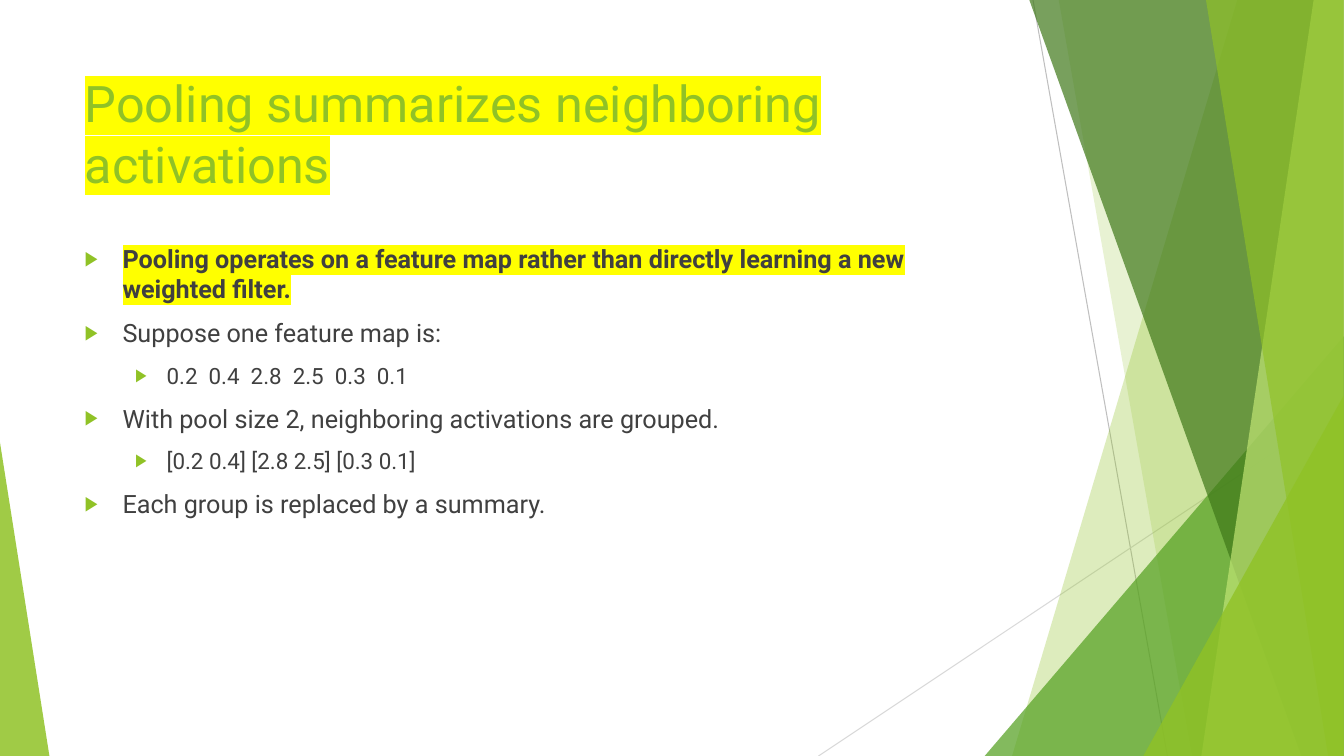
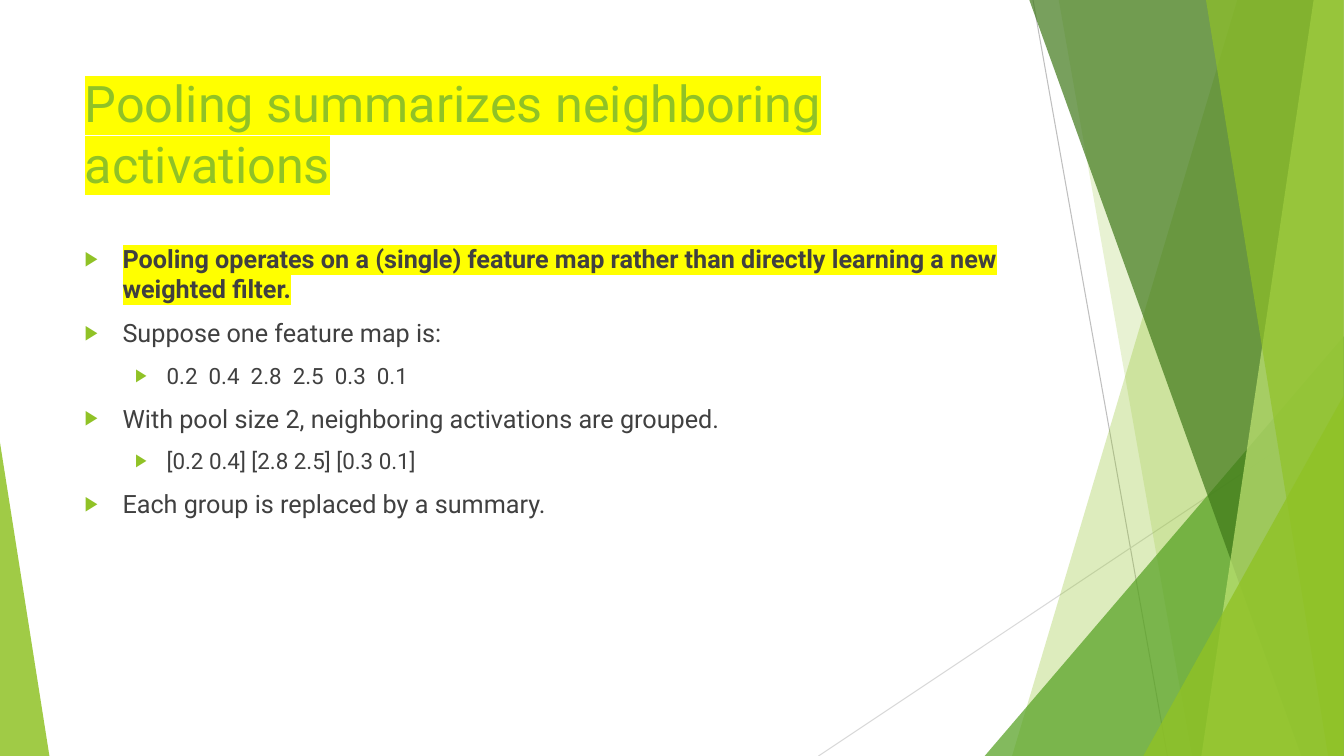
Before and after one commit to FranzGH/timeseries, a slide deck: slide 69 of Slides/05 CNNs.pptx (slide 70 before the commit). Drawn at 1344x756 pixels with LibreOffice and Linux fonts; fonts in the diff are those of the drawing. Boxes give left, top, right and bottom in pixels: in the first picture for what was removed or moved away, otherwise in the second. Text is boxed around its words. In the diff, an @@ line names an element or a change of style, - is before the commit and + after.

```diff
--- a/Slides/05 CNNs.pptx
+++ b/Slides/05 CNNs.pptx
@@ text at (x1=123, y1=248, x2=996, y2=304): text changed @@
-▶ Pooling operates on a feature map rather than directly learning a new weighted filter.
+▶ Pooling operates on a (single) feature map rather than directly learning a new weighted filter.
```
Also in this commit, not shown: 26 other slides changed, 1 slide removed, 4 other files.
